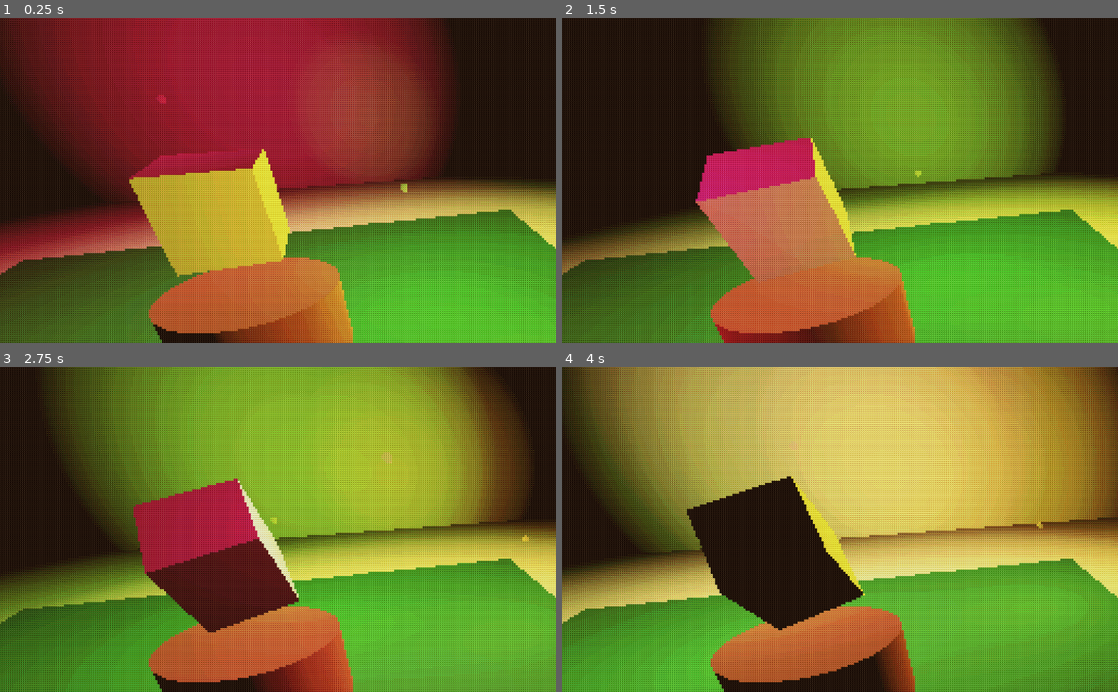
Above: before the commit, frames 1-4 (two rows, left to right).
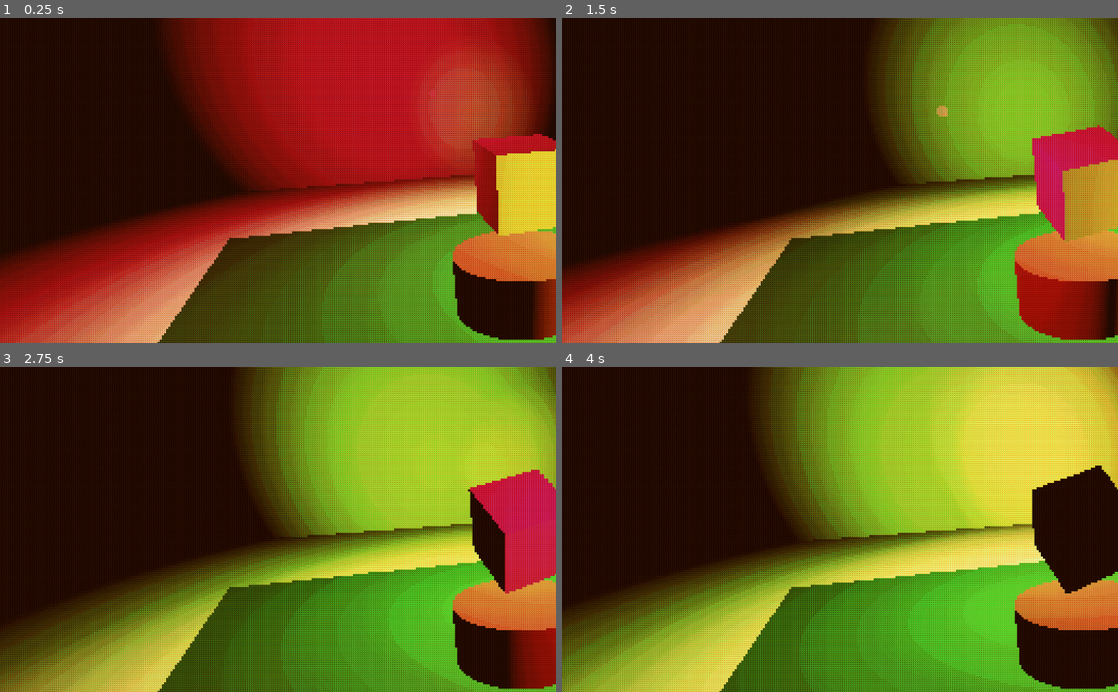
Above: after the commit, the same moments.

Repository: BardiTheWeird/godotPixelArtShader
Game: Godot game, scene res://Main.tscn
The game is run twice, just before and just after one commit, with the same random seed, the same clock (stepped at 60 frames per second) and the same inputs.
Inputs:
- Up to frame 1 (0.25 s): no input
- Up to frame 2 (1.5 s): tap Enter (ui_accept) at 0.5, 1.35 s; hold Enter (ui_accept) 0.53-1.28 s
- Up to frame 3 (2.75 s): tap Enter (ui_accept) at 1.52, 1.82 s; hold Enter (ui_accept) from 2.03 s (still down)
- Up to frame 4 (4 s): release Enter (ui_accept) at 2.78 s; tap Enter (ui_accept) at 2.85, 3.02, 3.32 s; hold Enter (ui_accept) from 3.53 s (still down)

The runs differ from the first frame. In frame 1, 90% of the frame differs, in the area x 0-100%, y 0-100%; in frame 2, 77%; in frame 3, 81%; in frame 4, 87%.

Commit message:
comparison image

Diff:
--- a/src/Main.tscn
+++ b/src/Main.tscn
@@ -21,14 +21,14 @@
 [sub_resource type="ShaderMaterial" id=13]
 shader = ExtResource( 4 )
 shader_param/pixelSize = 4
-shader_param/col_per_channel = 6.0
-shader_param/dithering_intensity = 0.5
-shader_param/color_to_palette_blend = 0.3
+shader_param/col_per_channel = 10.0
+shader_param/dithering_intensity = 0.2
+shader_param/color_to_palette_blend = 0.5
 shader_param/color_palette_size = 5
-shader_param/brightness = 0.05
-shader_param/contrast = 1.0
+shader_param/brightness = 0.0
+shader_param/contrast = 1.3
 shader_param/saturation = 0.8
-shader_param/gamma = 1.5
+shader_param/gamma = 2.0
 shader_param/color_palette = ExtResource( 5 )
 
 [sub_resource type="CubeMesh" id=9]
@@ -119,7 +119,7 @@
 rotation_velocity = Vector3( 10, 5, 5 )
 
 [node name="CameraPivot" type="Spatial" parent="WorldEnvironment/PixelContainer/Viewport"]
-transform = Transform( 0.939693, 0.17101, -0.296198, 0, 0.866025, 0.5, 0.34202, -0.469846, 0.813798, 3.5, 0, 0 )
+transform = Transform( 0.939693, 0.17101, -0.296198, 0, 0.866025, 0.5, 0.34202, -0.469846, 0.813798, 0, 0, 0 )
 
 [node name="Camera" type="Camera" parent="WorldEnvironment/PixelContainer/Viewport/CameraPivot"]
 transform = Transform( 1, 0, 0, 0, 1, 0, 0, 0, 1, 0, 0, 6.65964 )
--- a/src/Rotator.gd
+++ b/src/Rotator.gd
@@ -3,8 +3,15 @@
 
 export (Vector3) var rotation_velocity := Vector3.ZERO
 
+var should_rotate := true
+
 func _process(delta):
-	get_parent().rotation += deg2radv(rotation_velocity) * delta
+	if should_rotate:
+		get_parent().rotation += deg2radv(rotation_velocity) * delta
+
+func _input(event):
+	if event.is_action_pressed("ui_accept"):
+		should_rotate = !should_rotate
 
 func deg2radv(v : Vector3) -> Vector3:
 	return Vector3(
Not shown, added: comparison.png
